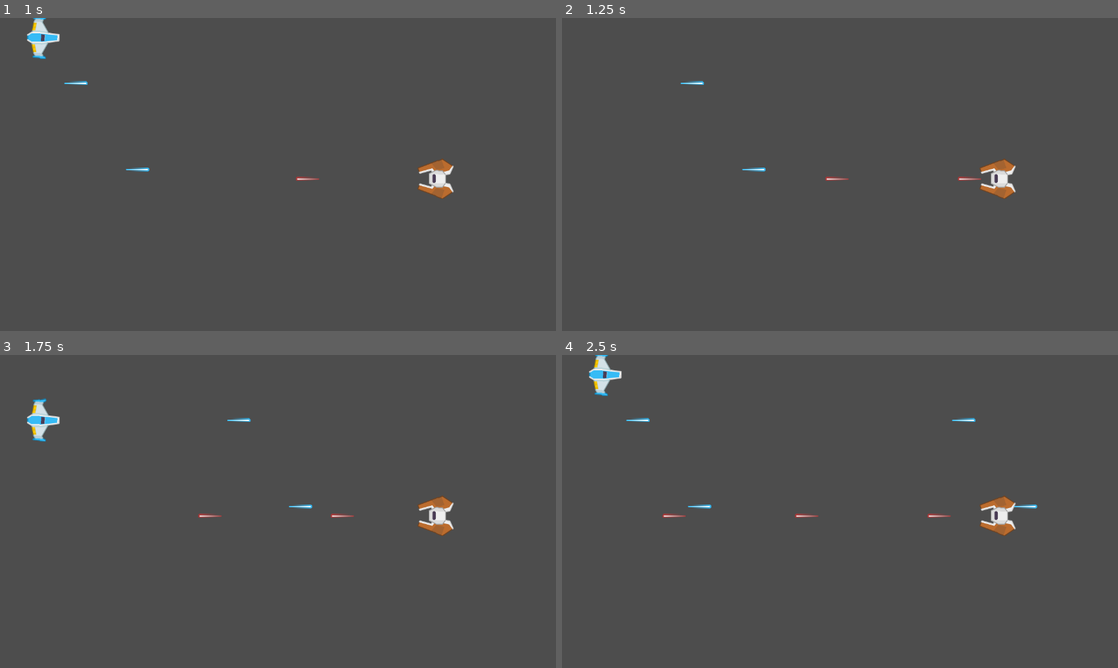
Above: before the commit, frames 1-4 (two rows, left to right).
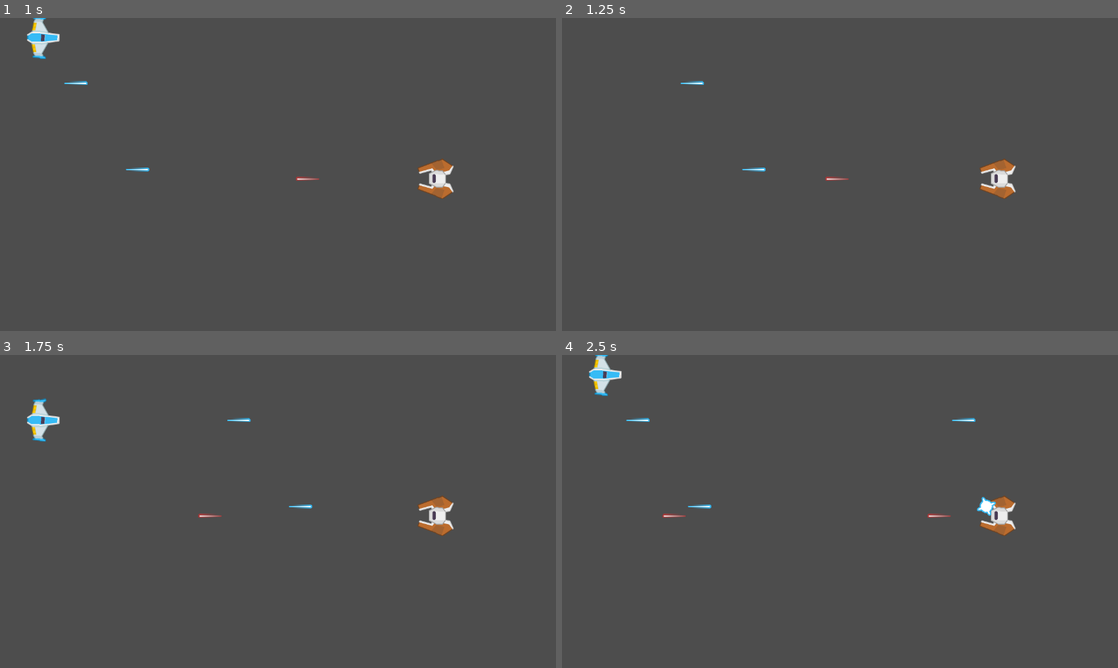
Above: after the commit, the same moments.

Repository: devlup-fsu/your-first-game-fall-2023
Game: Godot game, scene res://root.tscn
The game is run twice, just before and just after one commit, with the same random seed, the same clock (stepped at 60 frames per second) and the same inputs.
Inputs:
- Up to frame 1 (1 s): tap Enter at 0.5 s; hold W (player_up) from 0.53 s (still down); hold Space (player_shoot) from 0.53 s (still down)
- Up to frame 2 (1.25 s): keep holding W (player_up); keep holding Space (player_shoot)
- Up to frame 3 (1.75 s): release W (player_up) at 1.28 s; release Space (player_shoot) at 1.28 s; hold S (player_down) from 1.28 s (still down); tap Space (player_shoot) at 1.35 s
- Up to frame 4 (2.5 s): release S (player_down) at 2.03 s; hold W (player_up) from 2.03 s (still down); hold Space (player_shoot) from 2.03 s (still down)

Frame 1 is identical in both runs. In frame 2, less than 0.1% of the frame differs, in the area x 71-76%, y 50-52%; in frame 3, less than 0.1%; in frame 4, 0.2%, in the area x 41-86%, y 45-52%.

Commit message:
Add laser collision

Diff:
--- a/entities/enemy/enemy.gd
+++ b/entities/enemy/enemy.gd
@@ -8,4 +8,4 @@
 func _process(_delta):
     if SHOOT_DELAY.is_stopped():
         LaserSpawner.spawn(LASER_SCENE, global_position, -90)
-        SHOOT_DELAY.start(1)
+        SHOOT_DELAY.start(2)
--- a/entities/laser/enemy_laser.tscn
+++ b/entities/laser/enemy_laser.tscn
@@ -1,10 +1,15 @@
-[gd_scene load_steps=3 format=3 uid="uid://dlwq63lti7g4l"]
+[gd_scene load_steps=4 format=3 uid="uid://dlwq63lti7g4l"]
 
 [ext_resource type="PackedScene" uid="uid://p3s8cngnh3nq" path="res://entities/laser/laser.tscn" id="1_cgdgr"]
 [ext_resource type="Texture2D" uid="uid://d4cr7y7jyg4vu" path="res://entities/laser/laser_red.png" id="2_03hr0"]
+[ext_resource type="Texture2D" uid="uid://ba2or0mhpaqx8" path="res://entities/laser/laser_red_star.png" id="2_7ivg8"]
 
-[node name="300" instance=ExtResource("1_cgdgr")]
+[node name="EnemyLaser" instance=ExtResource("1_cgdgr")]
+collision_mask = 1
 SPEED = 300.0
 
-[node name="Sprite2D" parent="." index="0"]
+[node name="StarSprite" parent="." index="1"]
+texture = ExtResource("2_7ivg8")
+
+[node name="LaserSprite" parent="." index="2"]
 texture = ExtResource("2_03hr0")
--- a/entities/laser/laser.gd
+++ b/entities/laser/laser.gd
@@ -2,6 +2,28 @@
 
 @export var SPEED = 500.0
 
+@onready var STAR_SPRITE: Sprite2D = $StarSprite
+@onready var LASER_SPRITE: Sprite2D = $LaserSprite
+
+var has_hit = false
+
 
 func _process(delta):
+    if has_hit: return
+
     position += Vector2.UP.rotated(rotation) * SPEED * delta
+
+
+func _on_body_entered(body: Node2D):
+    if has_hit: return
+
+    STAR_SPRITE.visible = true
+    LASER_SPRITE.visible = false
+
+    STAR_SPRITE.rotation_degrees = randi_range(0, 90)
+
+    has_hit = true
+
+    await get_tree().create_timer(0.5).timeout
+
+    queue_free()
--- a/entities/laser/laser.tscn
+++ b/entities/laser/laser.tscn
@@ -1,16 +1,28 @@
-[gd_scene load_steps=4 format=3 uid="uid://p3s8cngnh3nq"]
+[gd_scene load_steps=5 format=3 uid="uid://p3s8cngnh3nq"]
 
 [ext_resource type="Script" path="res://entities/laser/laser.gd" id="1_2tdnb"]
 [ext_resource type="Texture2D" uid="uid://bbcal2eray1ji" path="res://entities/laser/laser_blue.png" id="1_c1utv"]
+[ext_resource type="Texture2D" uid="uid://ciumsd6t8tg0d" path="res://entities/laser/laser_blue_star.png" id="2_1svcm"]
 
 [sub_resource type="RectangleShape2D" id="RectangleShape2D_vpa4a"]
-size = Vector2(10, 54)
+size = Vector2(10, 27)
 
 [node name="Laser" type="Area2D"]
+collision_layer = 0
+collision_mask = 2
 script = ExtResource("1_2tdnb")
 
-[node name="Sprite2D" type="Sprite2D" parent="."]
+[node name="CollisionShape2D" type="CollisionShape2D" parent="."]
+position = Vector2(0, -13.5)
+shape = SubResource("RectangleShape2D_vpa4a")
+
+[node name="StarSprite" type="Sprite2D" parent="."]
+visible = false
+z_index = 1
+position = Vector2(0, -27)
+texture = ExtResource("2_1svcm")
+
+[node name="LaserSprite" type="Sprite2D" parent="."]
 texture = ExtResource("1_c1utv")
 
-[node name="CollisionShape2D" type="CollisionShape2D" parent="."]
-shape = SubResource("RectangleShape2D_vpa4a")
+[connection signal="body_entered" from="." to="." method="_on_body_entered"]
--- a/entities/player/player.tscn
+++ b/entities/player/player.tscn
@@ -1,11 +1,13 @@
-[gd_scene load_steps=4 format=3 uid="uid://c7lmyftpm7xfx"]
+[gd_scene load_steps=5 format=3 uid="uid://c7lmyftpm7xfx"]
 
 [ext_resource type="Script" path="res://entities/player/player.gd" id="1_0jpfs"]
 [ext_resource type="Texture2D" uid="uid://cl6itu418lwyn" path="res://entities/player/player_blue.png" id="1_ns25l"]
 
 [sub_resource type="CapsuleShape2D" id="CapsuleShape2D_s5joy"]
-radius = 20.0
 height = 70.0
+
+[sub_resource type="CapsuleShape2D" id="CapsuleShape2D_1wax8"]
+radius = 11.0
 
 [node name="Player" type="CharacterBody2D"]
 script = ExtResource("1_0jpfs")
@@ -14,9 +16,14 @@
 rotation = 1.5708
 texture = ExtResource("1_ns25l")
 
-[node name="CollisionShape2D" type="CollisionShape2D" parent="."]
-position = Vector2(-13, 0)
+[node name="WingsCollision" type="CollisionShape2D" parent="."]
+position = Vector2(-4, 0)
 shape = SubResource("CapsuleShape2D_s5joy")
+
+[node name="NoseCollision" type="CollisionShape2D" parent="."]
+position = Vector2(23, 0)
+rotation = 1.5708
+shape = SubResource("CapsuleShape2D_1wax8")
 
 [node name="ShootDelay" type="Timer" parent="."]
 one_shot = true
